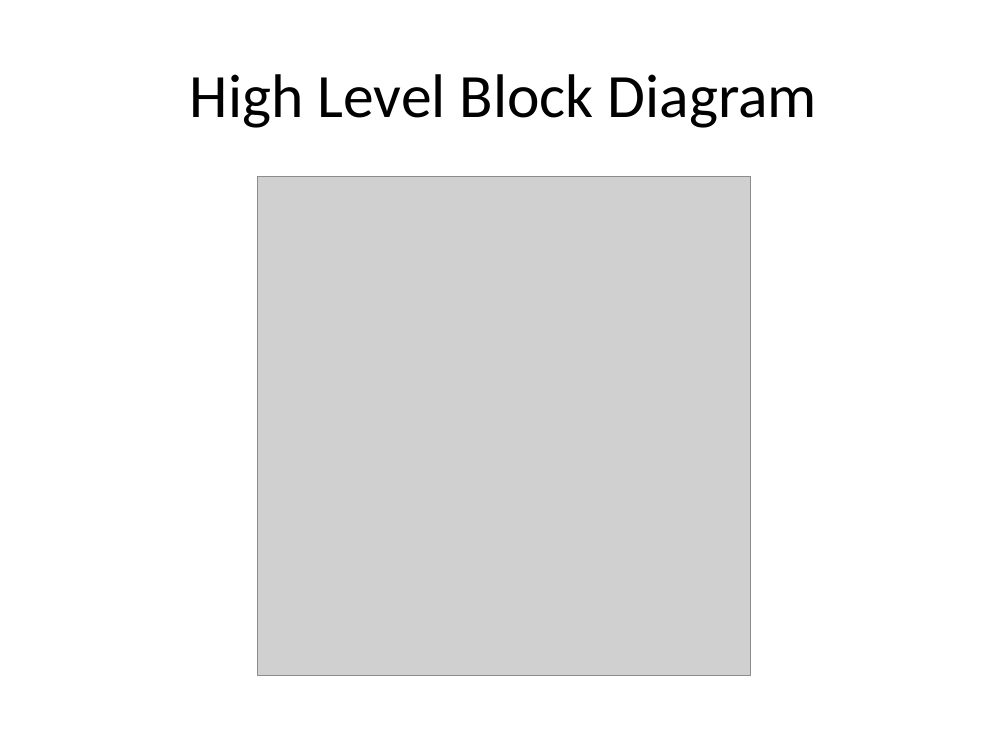
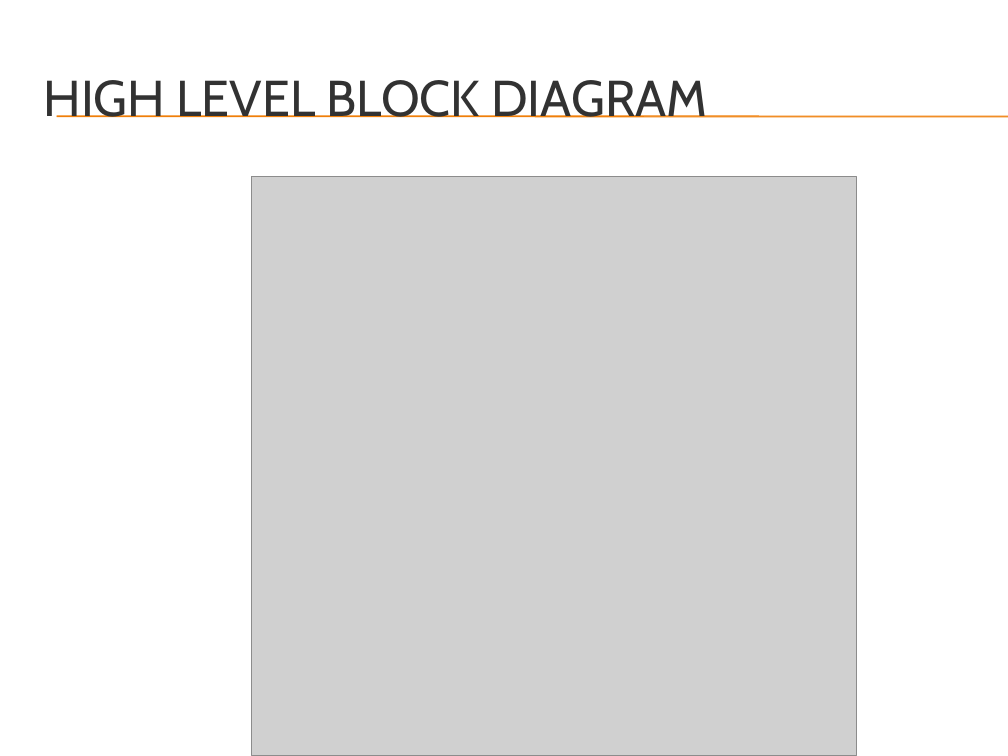
Before and after one commit to rasmusto/falcon, a slide deck: slide 5 of documentation/week8_presentation/Falcon - Quadrotor Flight Control System.pptx. Drawn at 1008x756 pixels with LibreOffice and Linux fonts; fonts in the diff are those of the drawing; grey boxes stand for pictures; background and template pictures are left out. Boxes give left, top, right and bottom in pixels: in the first picture for what was removed or moved away, otherwise in the second. Text is boxed around its words. In the diff, an @@ line names an element or a change of style, - is before the commit and + after.

```diff
--- a/documentation/week8_presentation/Falcon - Quadrotor Flight Control System.pptx
+++ b/documentation/week8_presentation/Falcon - Quadrotor Flight Control System.pptx
@@ title at bbox=[44, 80, 707, 118]: text changed; size 44 to 36 pt; font Calibri to Cabin; text colour #000000 to #323232 @@
-High Level Block Diagram
+HIGH LEVEL BLOCK DIAGRAM
@@ line added from (56, 116) to (1008, 116), #F07F09 0.75 pt @@
@@ line added from (56, 117) to (1008, 117), #F07F09 0.75 pt @@
@@ picture: place and size @@
-picture at bbox=[257, 176, 750, 675]
+picture at bbox=[252, 176, 857, 756]
```
Also in this commit, not shown: 10 other slides changed.
